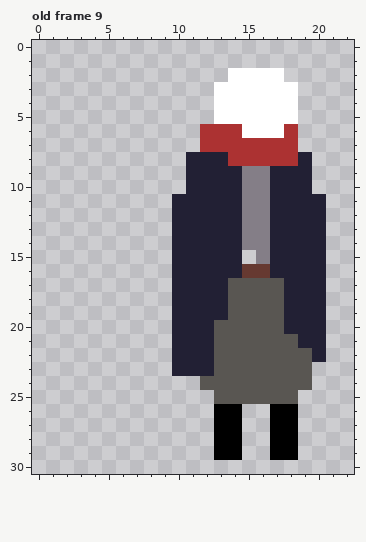
Pixel-art file, stored at aseprite/finalized/deflect/EdeflectHit3.aseprite. This is how it looked before the edit.
32x32 pixels, 9 frames. Shown: old frame 9: x 0..22, y 0..30. The commit also changed other frames, which this record leaves out.
The result:
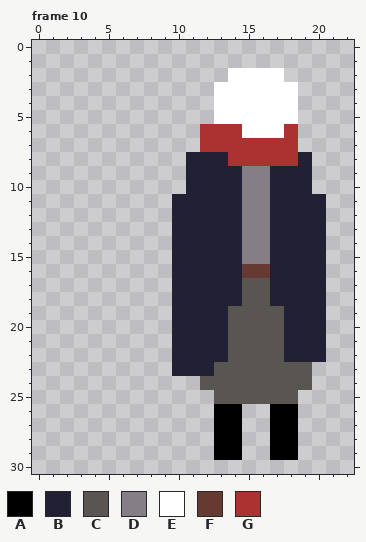
Palette (. is transparent): A #000000  B #222034  C #595652  D #847e87  E #ffffff  F #663931  G #ac3232
A new or re-ordered frame is compared with the old frame closest to it.
Edits made:
frames 9 -> 10
Frame 10 is new; against old frame 9, layers "arms", "legs":
Colour B replaces colour C in rows 17 to 18 at x 14 and 17; in row 20 at x 13; in row 21 at x 13 and 18; in row 22 at x 13 and 18 to 19.
Colour D is added in row 15 at x 15.
